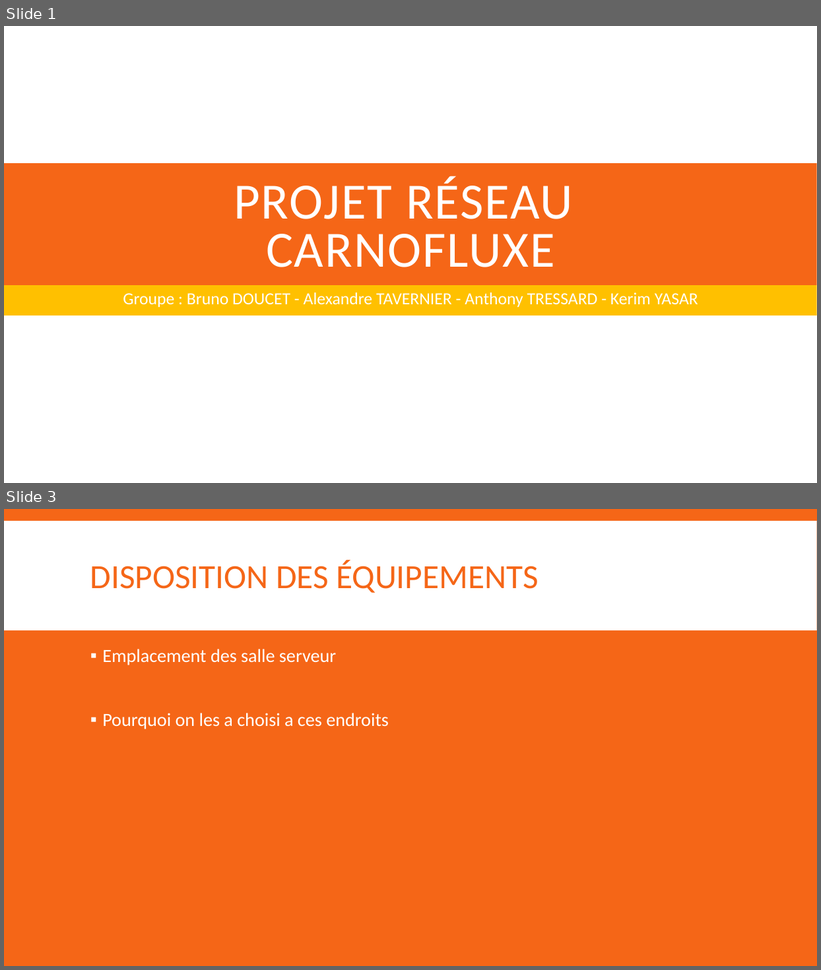
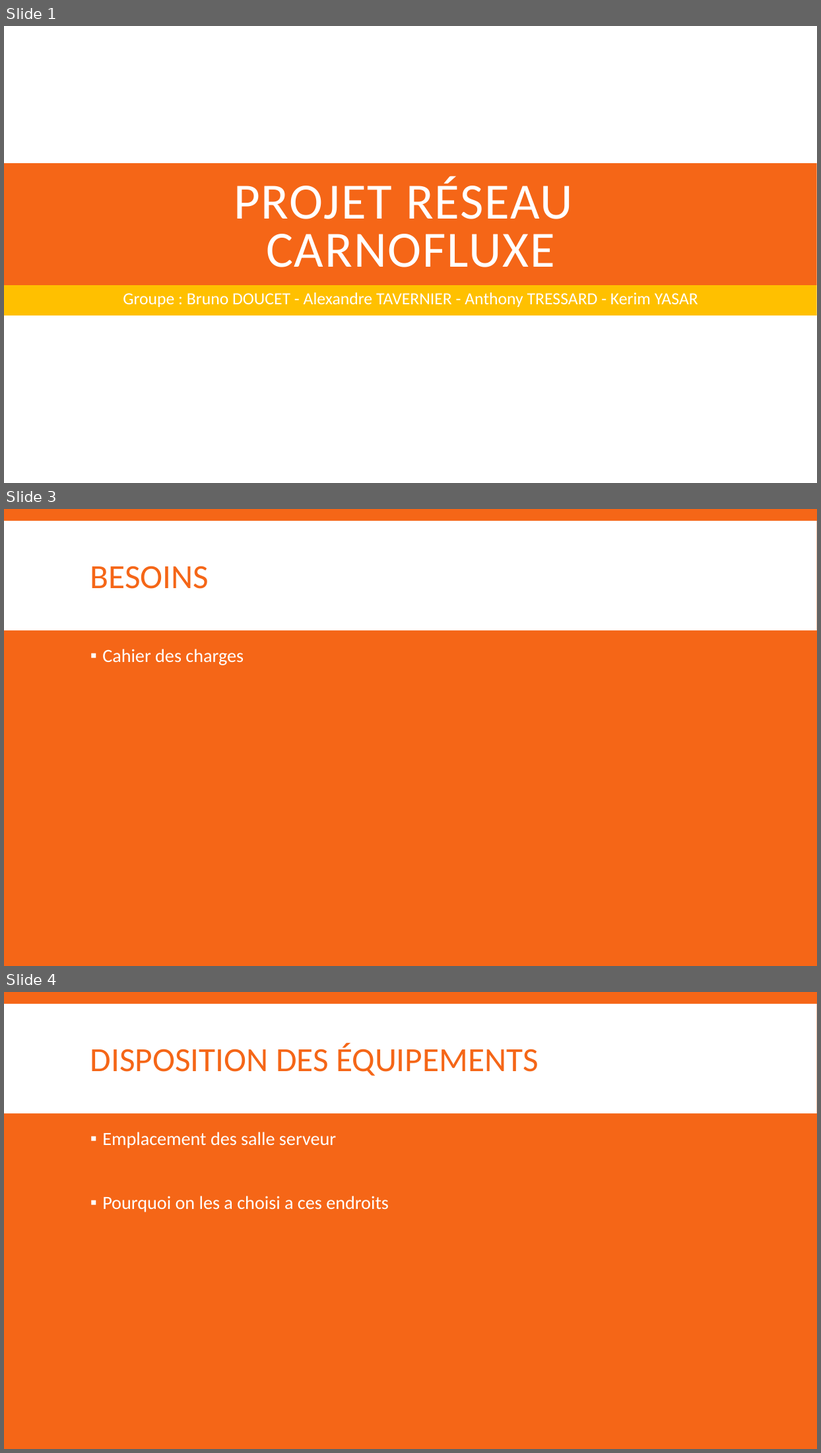
Before and after one commit to Efiria/Carnofluxe, a slide deck: Presentation.pptx. Shown one above the other, each under a label of ours: slides 1 and 3 before the commit, slides 1, 3 and 4 after it; the slides between them are not shown. The pictures are 821x970 and 821x1453 pixels, drawn with LibreOffice and Linux fonts; fonts in the diff are those of the drawing. Boxes give left, top, right and bottom in pixels: in the first picture for what was removed or moved away, otherwise in the second. Text is boxed around its words. In the diff, an @@ line names an element or a change of style, - is before the commit and + after.

```diff
--- a/Presentation.pptx
+++ b/Presentation.pptx
@@ slide 3 added at <box>4,509,817,966</box>, background #F56617; not listed: 1 template element that a slide beside it also shows @@
@@ title added at <box>90,566,209,589</box>, 40 pt, text #F56617 @@
+BESOINS
@@ text added at <box>102,649,244,665</box>, 22 pt, text #FFFFFF @@
+▪ Cahier des charges
@@ what was slide 3 is now slide 4 @@
```
Also in this commit, not shown: 3 slides changed, 1 other slide added, 1 slide removed.
